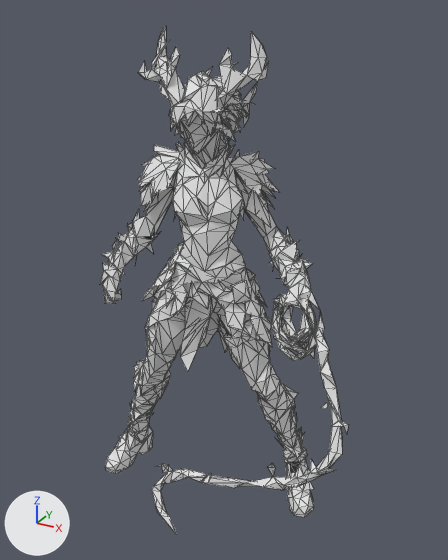
The glTF model dungeon-hold/parts/assets/witch.glb as it was, and as the next commit left it.
Before and after are seen from a 50 mm camera at (0.858, -1.8, 0.821) aimed at (-0.064, -0.123, -0.018). Lighting does not change. The marker at lower left points along +X, +Y and +Z. The older version comes first. Mesh edges are drawn as thin lines. Where no turn or scale is listed for an object, it has been applied to the vertices. Vertices at exactly the same position are counted once.

In view in the first picture: 'char1'.
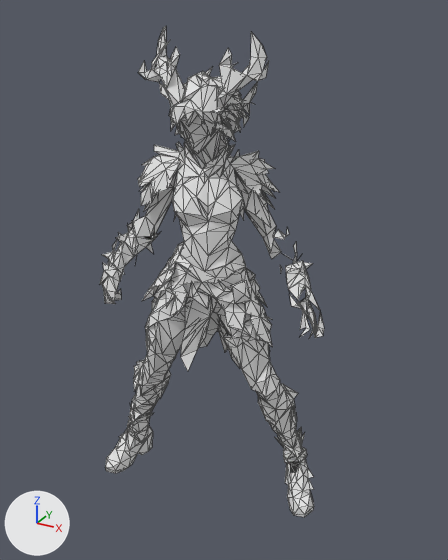
The change, as JSON lines over the scene's bpy script:
```json
{"block": "me_mesh_0", "where": "# used by ob_char1; location = (0.0, 0.0, 0.0)"}
{"op": "remove", "block": "me_mesh_0", "code": "me_mesh_0.from_pydata(...)  # 1869 vertices, 3874 faces; spans x -0.58..0.45, y -0.41..0.11, z -0.93..0.77"}
{"op": "add", "block": "me_mesh_0", "code": "me_mesh_0.from_pydata(...)  # 1656 vertices, 3366 faces; spans x -0.58..0.32, y -0.26..0.11, z -0.93..0.77"}
{"block": "me_mesh_0", "change": "me_mesh_0 part 1"}
{"block": "me_mesh_0", "change": "213 vertices are removed from x -0.23..0.45, y -0.41..0.07, z -0.91..0.11"}
{"block": "me_mesh_0", "change": "508 faces are deleted"}
```

Location of each change, (x1, y1, x2, y2) in pixels of the pictures (448 x 560 px):
```json
{"object": "char1", "change": "reshaped", "before": [100, 26, 348, 533], "after": [100, 26, 324, 517], "on screen": "10% narrower"}
{"part": 1, "of": "me_mesh_0", "change": "deleted", "before": [152, 227, 348, 533]}
```
